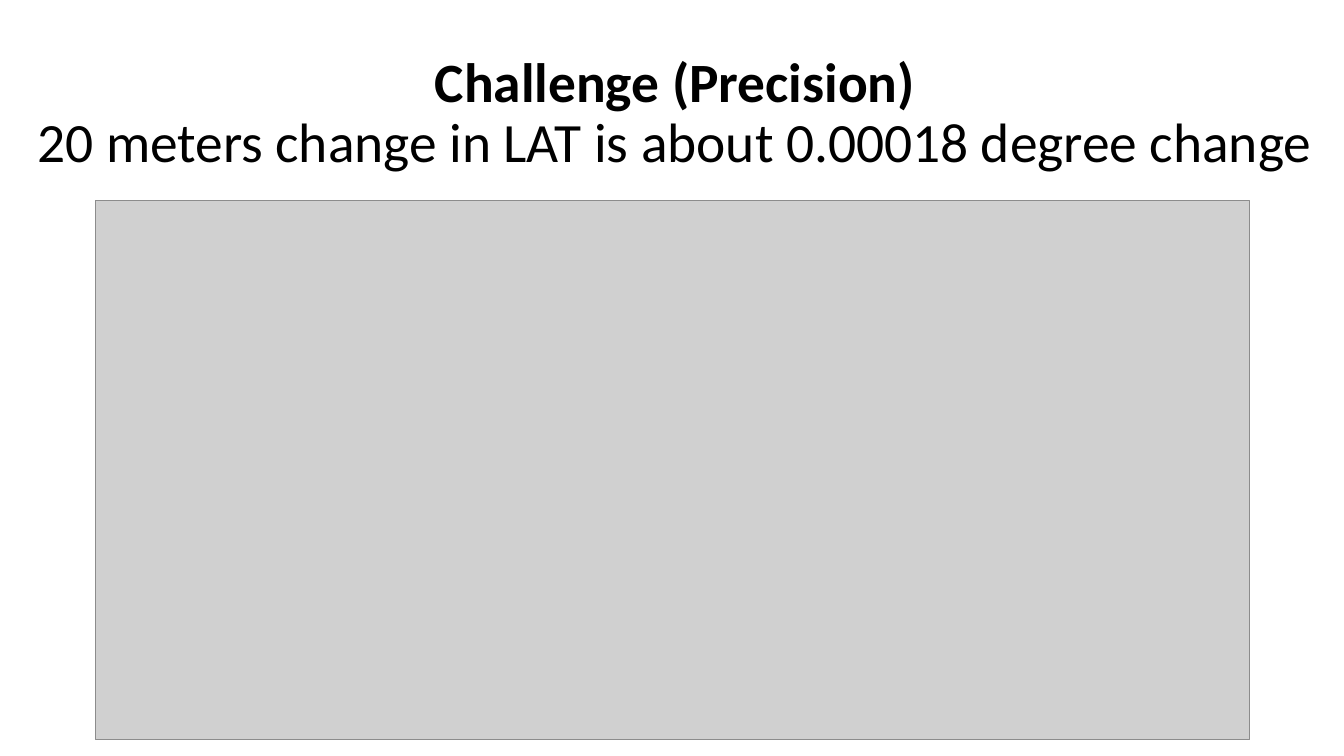
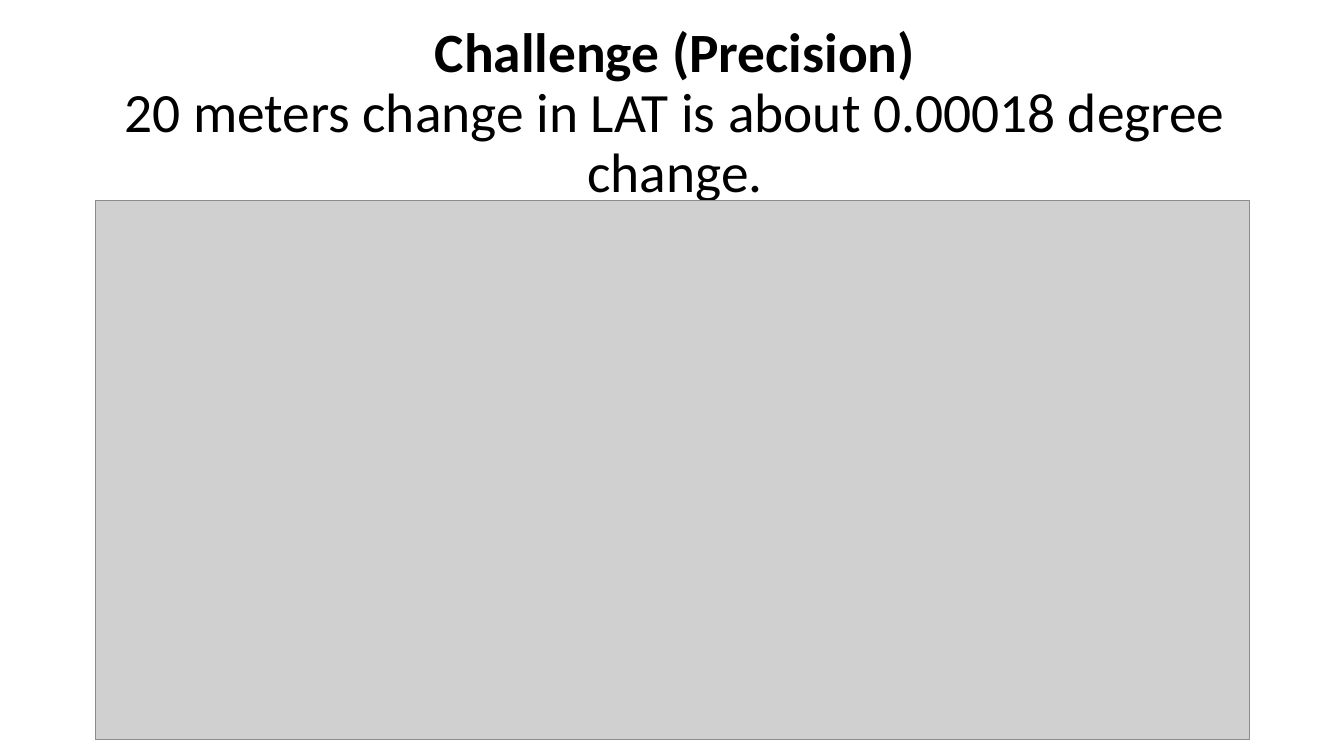
Before and after one commit to LuisRobaina/PolliNet, a slide deck: slide 6 of PolliNet.pptx (slide 7 before the commit). Drawn at 1344x756 pixels with LibreOffice and Linux fonts; fonts in the diff are those of the drawing; grey boxes stand for pictures. Boxes give left, top, right and bottom in pixels: in the first picture for what was removed or moved away, otherwise in the second. Text is boxed around its words. In the diff, an @@ line names an element or a change of style, - is before the commit and + after.

```diff
--- a/PolliNet.pptx
+++ b/PolliNet.pptx
@@ title at bbox=[124, 31, 1224, 205]: text changed @@
-Challenge (Precision)
-20 meters change in LAT is about 0.00018 degree change
+Challenge (Precision)
+20 meters change in LAT is about 0.00018 degree change.
```
Also in this commit, not shown: 2 other slides changed, 1 slide added, 2 slides removed.
